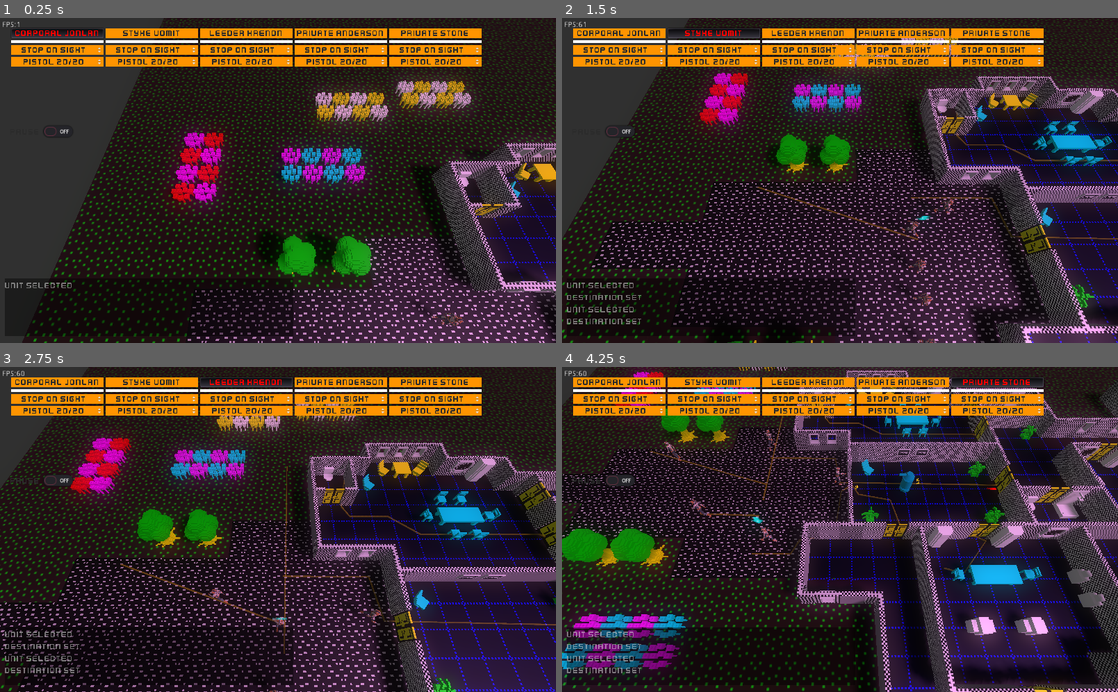
Above: before the commit, frames 1-4 (two rows, left to right).
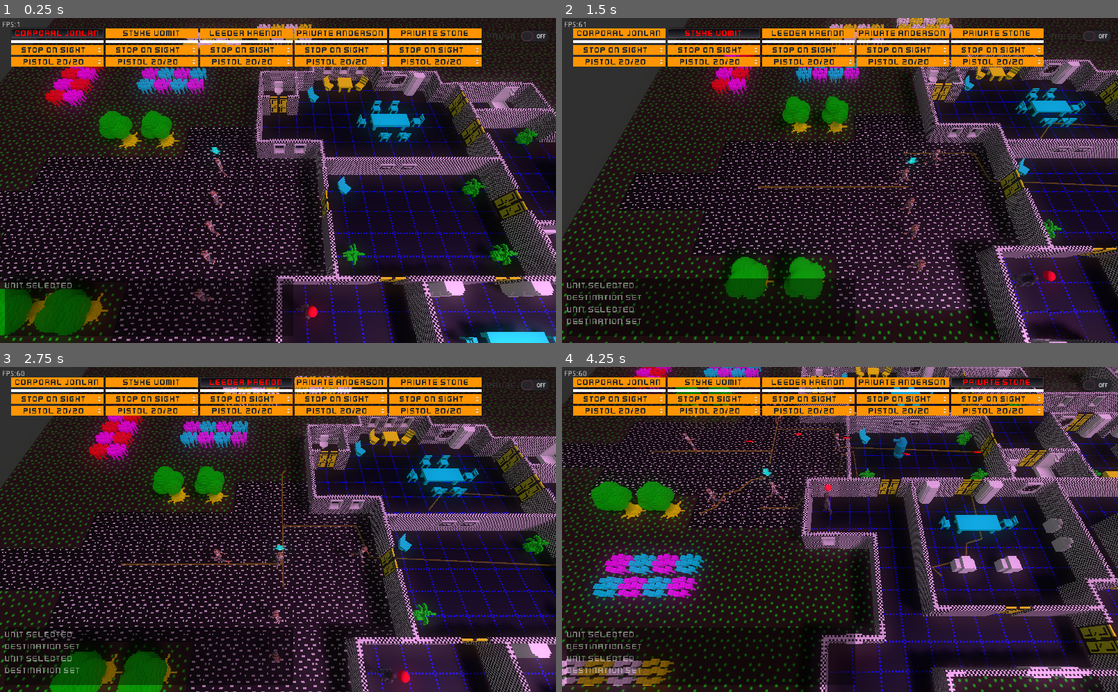
Above: after the commit, the same moments.

Repository: SteveSmith16384/LaserFodder
Game: Godot game, scene res://Main.tscn
The game is run twice, just before and just after one commit, with the same random seed, the same clock (stepped at 60 frames per second) and the same inputs.
Inputs (mouse positions are in pixels of both pictures, inside the frame that each line leads up to):
- Up to frame 1 (0.25 s): no input
- Up to frame 2 (1.5 s): move the mouse to (962, 164) at 0.52 s; hold Right (ui_right) 0.53-1.28 s; tap 1 (unit_1) at 0.6 s; click (962, 164) at 0.67 s; move the mouse to (728, 196) at 1.27 s; hold Down (ui_down) from 1.28 s (still down); tap 2 (unit_2) at 1.35 s; click (728, 196) at 1.42 s
- Up to frame 3 (2.75 s): move the mouse to (333, 458) at 2.02 s; release Down (ui_down) at 2.03 s; hold Right (ui_right) from 2.03 s (still down); tap 3 (unit_3) at 2.1 s; click (333, 458) at 2.17 s
- Up to frame 4 (4.25 s): move the mouse to (812, 594) at 2.77 s; release Right (ui_right) at 2.78 s; hold Up (ui_up) 2.78-3.53 s; tap 4 (unit_4) at 2.85 s; click (812, 594) at 2.92 s; move the mouse to (1006, 578) at 3.52 s; hold Left (ui_left) from 3.53 s (still down); tap 5 (unit_5) at 3.6 s; click (1006, 578) at 3.67 s

The runs differ from the first frame. In frame 1, 52% of the frame differs, in the area x 0-100%, y 0-100%; in frame 2, 34%; in frame 3, 36%; in frame 4, 46%.

Commit message:
More small tweaks

Diff:
--- a/src/CreateUnits.gd
+++ b/src/CreateUnits.gd
@@ -8,7 +8,7 @@
 static func get_droid():
 	var droid = droid_class.instance()
 	var unit_data:UnitData = droid.get_node("UnitData")
-	unit_data.health = 80
+	unit_data.health = 100
 	unit_data.accuracy = 50
 	return droid
 
@@ -16,6 +16,6 @@
 static func get_sterner():
 	var sterner = sterner_class.instance()
 	var unit_data:UnitData = sterner.get_node("UnitData")
-	unit_data.health = 80
+	unit_data.health = 100
 	unit_data.accuracy = 80
 	return sterner
--- a/src/EnemyDroid.gd
+++ b/src/EnemyDroid.gd
@@ -10,7 +10,7 @@
 	$CanCarry.items.push_back(laser)
 	$CanCarry.current_item = laser#$CanCarry.get_first_gun()
 
-	self.visible = false
+	#self.visible = false
 	pass
 
 
--- a/src/GameScene.gd
+++ b/src/GameScene.gd
@@ -50,9 +50,15 @@
 		return
 
 	var pos = selected_unit.global_translation
-	pos.x += (mouse_pos.x - 612)/35
-	pos.z += (mouse_pos.y - 300)/35
+	pos.z += 4.0
+	if mouse_pos.y > 130:
+		pos.x += (mouse_pos.x - 612)/35
+		pos.z += (mouse_pos.y - 300)/35
 	$CameraController.set_target_aim(pos)
+
+	var unit_data: UnitData = selected_unit.get_node("UnitData")
+	if unit_data.killed:
+		return
 
 	if destination_clicked or shoot_clicked:
 		var camera = $CameraController/Camera
@@ -188,7 +194,7 @@
 func _on_player_health_changed(player):
 	var unit_data: UnitData = player.get_node("UnitData")
 	if unit_data.killed:
-		if player == selected_unit:
-			selected_unit = null
+#		if player == selected_unit:
+#			selected_unit = null
 		append_log(unit_data.unit_name + " HAS BEEN KILLED!")
 	pass
--- a/src/Globals.gd
+++ b/src/Globals.gd
@@ -17,8 +17,7 @@
 var astar: AStar
 var rnd : RandomNumberGenerator
 var game_paused = false
-
-#var to_remove = [] # Hack!
+#var centre_on_unit = false
 
 
 func _ready():
--- a/src/SternerRegnix.gd
+++ b/src/SternerRegnix.gd
@@ -11,7 +11,7 @@
 	$CanCarry.items.push_back(pistol)
 	$CanCarry.current_item = $CanCarry.get_first_gun()
 
-	self.visible = false
+	#self.visible = false
 	pass
 
 
--- a/src/SternerRegnix.tscn
+++ b/src/SternerRegnix.tscn
@@ -1,10 +1,11 @@
-[gd_scene load_steps=10 format=2]
+[gd_scene load_steps=11 format=2]
 
 [ext_resource path="res://character_scenes/Swat.tscn" type="PackedScene" id=1]
 [ext_resource path="res://SternerRegnix.gd" type="Script" id=2]
 [ext_resource path="res://components/CheckCanSeeRay.tscn" type="PackedScene" id=3]
 [ext_resource path="res://components/CanUseItem.tscn" type="PackedScene" id=4]
 [ext_resource path="res://components/CanCarry.tscn" type="PackedScene" id=5]
+[ext_resource path="res://DebuggingSphere.tscn" type="PackedScene" id=6]
 [ext_resource path="res://components/UnitData.tscn" type="PackedScene" id=7]
 [ext_resource path="res://components/CanBeSelected.tscn" type="PackedScene" id=8]
 [ext_resource path="res://BloodSplatter.tscn" type="PackedScene" id=9]
@@ -23,7 +24,7 @@
 [node name="Rotator" type="Spatial" parent="."]
 
 [node name="Swat" parent="Rotator" instance=ExtResource( 1 )]
-transform = Transform( -5.24537e-08, 0, -1.2, 0, 1.2, 0, 1.2, 0, -5.24537e-08, 0, 0, 0 )
+transform = Transform( -5.68248e-08, 0, -1.3, 0, 1.3, 0, 1.3, 0, -5.68248e-08, 0, 0, 0 )
 
 [node name="BloodSplatter" parent="Rotator/Swat" instance=ExtResource( 9 )]
 
@@ -42,6 +43,9 @@
 
 [node name="UnitData" parent="." instance=ExtResource( 7 )]
 
+[node name="DebuggingSphere" parent="." instance=ExtResource( 6 )]
+transform = Transform( 1, 0, 0, 0, 1, 0, 0, 0, 1, 0, 3.03507, 0 )
+
 [connection signal="input_event" from="." to="." method="_on_EnemyAgent_input_event"]
 [connection signal="timeout" from="ChangeDirTimer" to="." method="_on_ChangeDirTimer_timeout"]
 [connection signal="killed" from="UnitData" to="." method="_on_UnitData_killed"]
--- a/src/UI/GameUI.tscn
+++ b/src/UI/GameUI.tscn
@@ -14,10 +14,10 @@
 margin_bottom = 59.0
 
 [node name="Commands" type="GridContainer" parent="."]
-margin_left = 11.0
-margin_top = 194.0
-margin_right = 140.0
-margin_bottom = 234.0
+margin_left = 889.0
+margin_top = 18.0
+margin_right = 1018.0
+margin_bottom = 58.0
 theme = ExtResource( 2 )
 
 [node name="PauseButton" type="CheckButton" parent="Commands"]
--- a/src/systems/PlayerAISystem.gd
+++ b/src/systems/PlayerAISystem.gd
@@ -23,7 +23,7 @@
 	var can_move = player.get_node("CanMove")
 	var can_shoot = player.get_node("CanUseItem")
 
-	if can_shoot.current_target != null and unit_data.action_mode != Globals.ACTION_RUN:
+	if can_shoot.current_target != null and (unit_data.action_mode != Globals.ACTION_RUN or can_move.has_destination == false):
 		if is_instance_valid(can_shoot.current_target) == false:
 			# Target is dead
 			can_shoot.current_target = null
@@ -76,7 +76,7 @@
 	next_dest.y = player.translation.y
 
 	var dir:Vector3 = next_dest - player.translation
-	if dir.length() < .05: # Reached point
+	if dir.length() < .04: # Reached point
 		can_move.route_index += 1
 		if can_move.route_index >= can_move.route_points.size():
 			 # Reached destination
--- a/src/systems/SternerAISystem.gd
+++ b/src/systems/SternerAISystem.gd
@@ -14,6 +14,8 @@
 
 
 func _process_entity(delta: float, sterner:KinematicBody):
+	sterner.visible = true
+
 	var unit_data = sterner.get_node("UnitData")
 	if unit_data.killed:
 		# We're dead!
